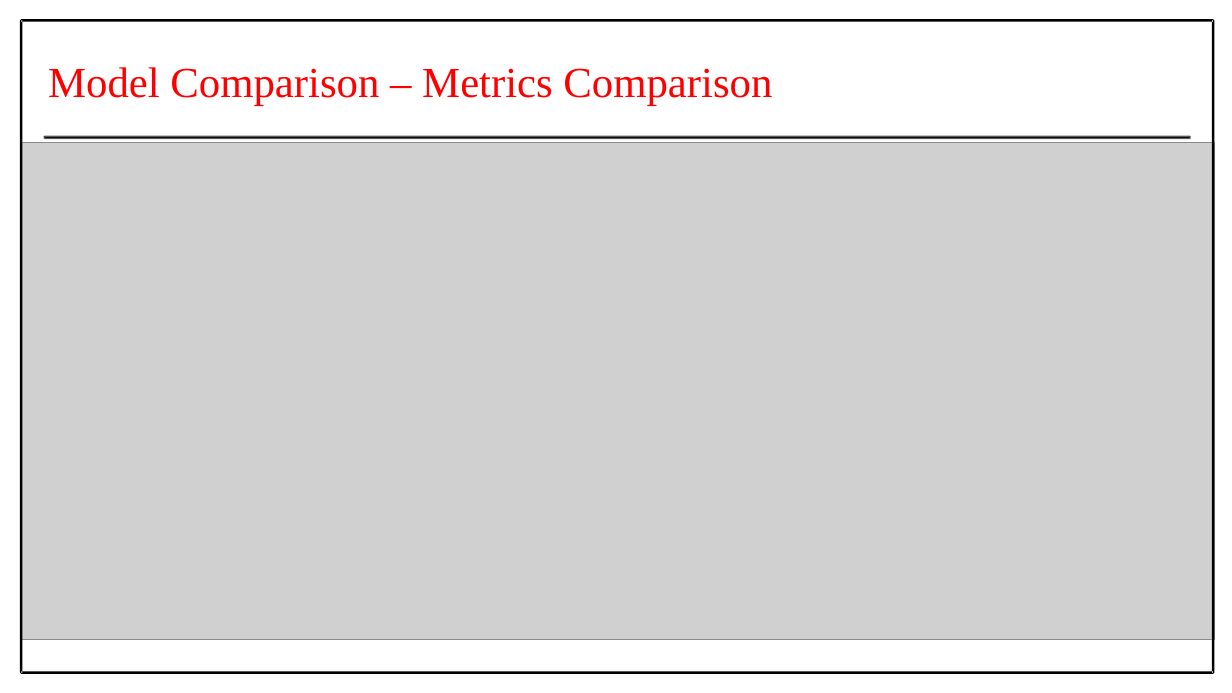
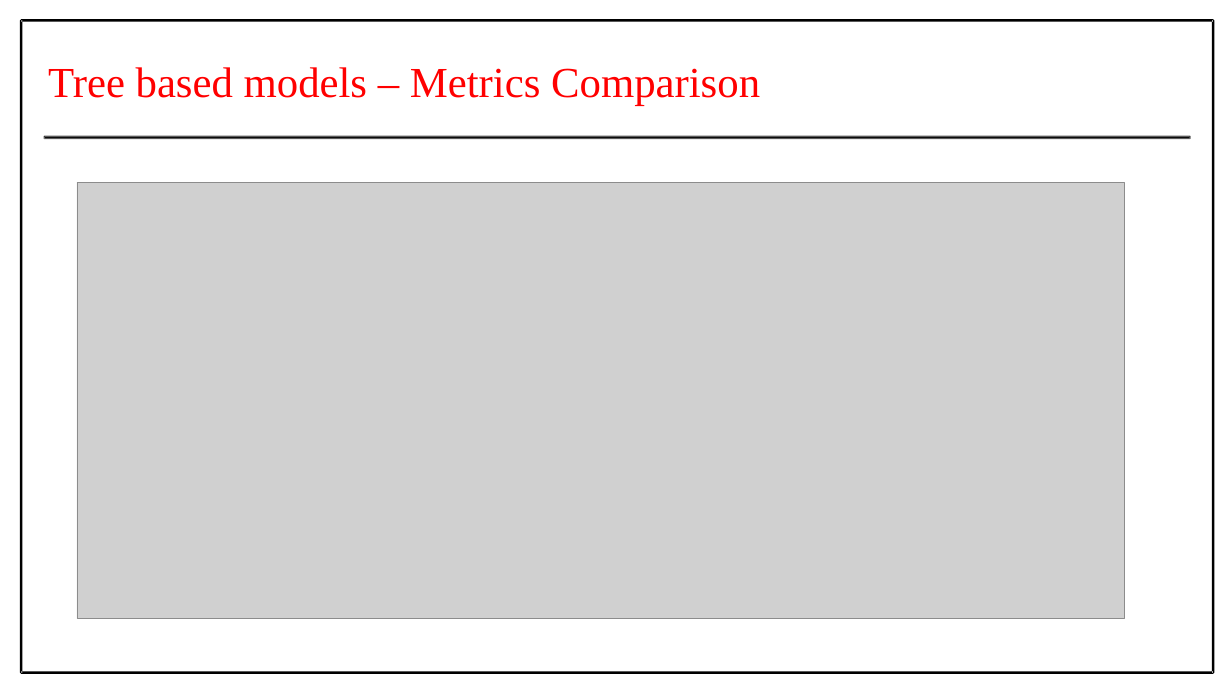
Before and after one commit to Prithiv-vijai/5g_MEC, a slide deck: slide 24 of Batch_4 IT-G2.pptx (slide 23 before the commit). Drawn at 1232x693 pixels with LibreOffice and Linux fonts; fonts in the diff are those of the drawing; grey boxes stand for pictures. Boxes give left, top, right and bottom in pixels: in the first picture for what was removed or moved away, otherwise in the second. Text is boxed around its words. In the diff, an @@ line names an element or a change of style, - is before the commit and + after.

Commit message:
first review change - categorised models (14 models)

```diff
--- a/Batch_4 IT-G2.pptx
+++ b/Batch_4 IT-G2.pptx
@@ text at (x1=48, y1=67, x2=760, y2=106): text changed @@
-Model Comparison – Metrics Comparison
+Tree based models – Metrics Comparison
@@ picture resized from (x1=20, y1=142, x2=1214, y2=640) to (x1=77, y1=182, x2=1124, y2=618) @@
```
Also in this commit, not shown: 6 other slides changed, 4 slides added, 27 other files.
